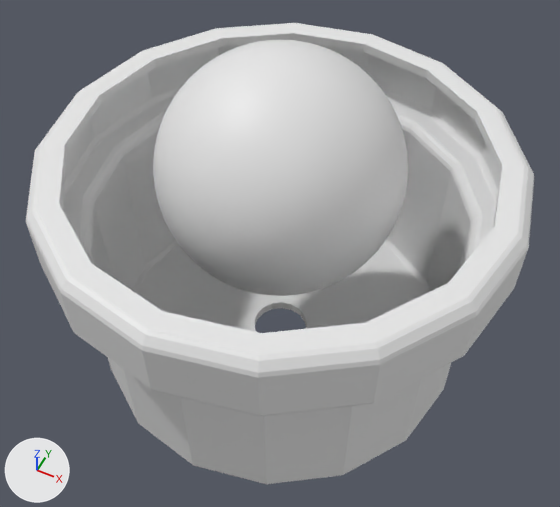
One commit to the Blender file BallTransferUnit.blend: the scene before it, then after it.
Before and after are seen from a 50 mm camera at (2.05, -4.11, 4.15) aimed at (0.09, -0.2, -0.75). Lighting does not change. The marker at lower left points along +X, +Y and +Z. Materials are left out; every surface is plain grey.
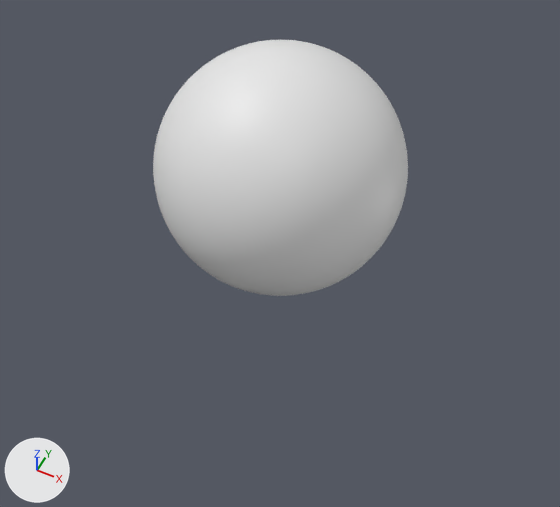
Commit message: Trace cap outline with Bézier curve

The change, as a list of edits to the scene's bpy script:
```text
Change me_plane_002:
    where me_plane_002.from_pydata(...)  # 36 vertices, 1 face; spans x 0.26..1.97, y -2.11..0.15, z 0.0
    used by ob_plane; location = (0.0, 0.0, 0.0); rotation_euler = (1.571, 0.0, 0.0), in degrees (90, 0, 0)
    me_plane_002 part 1: all faces are now shaded smooth (1 of 1 changed)
Change ob_plane:
    add ob_plane.hide_set(True)  # its collection is switched off
```

Where the change shows, as pixel boxes [x1, y1, x2, y2] in the pictures (560 x 507 px):
'Plane', hidden
    before: [26, 23, 534, 484]
